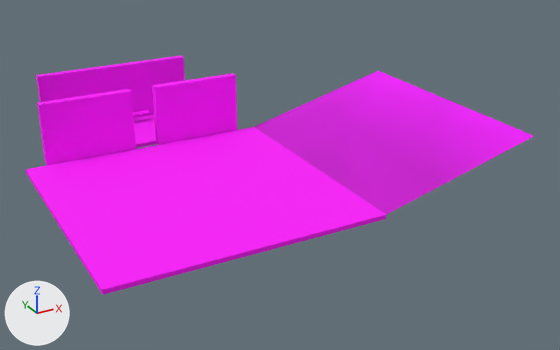
Before and after pictures for a commit that changed the glTF model assets/level/fixture/proxy.glb.
The view is the same before and after, from a 50 mm lens placed at (-11.7, -29.1, 14.4), pointed at (4.9, 1.0, -0.7). Every picture has the same lights, and +X, +Y and +Z are marked at lower left. The older version comes first.

In view in the first picture: 'proxy_bank', 'proxy_boxes'.
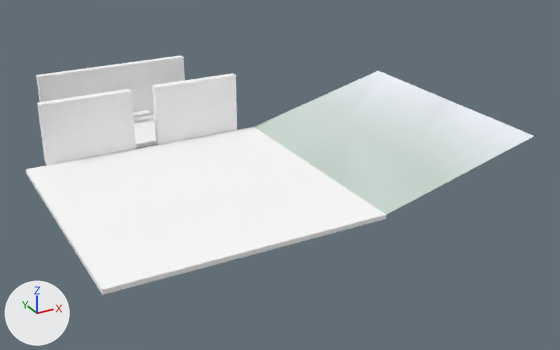
Where the change shows, as pixel boxes [x1, y1, x2, y2] in the pictures (560 x 350 px):
'proxy_boxes', recoloured (lighter)
    both: [25, 56, 386, 295]
'proxy_bank', recoloured (lighter)
    both: [255, 71, 534, 215]

The change, as a list of edits to the scene's bpy script:
```text
Change mat_proxy:
    remove n2 = _N.new('ShaderNodeMix'); n2.name = 'Mix'
    remove n2.data_type = 'RGBA'
    remove n2.blend_type = 'MULTIPLY'
    remove n2.inputs[0].default_value = 1.0  # 'Factor'
    remove n2.inputs[7].default_value = (1.0, 0.0, 1.0, 1.0)  # 'B', pink #ff00ff
    where n0 = _N.new('ShaderNodeBsdfPrincipled'); n0.name = 'Principled BSDF'
    where n3 = _N.new('ShaderNodeVertexColor'); n3.name = 'Color Attribute'
    remove _L.new(n2.outputs[2], n0.inputs[0])  # 'Result' to 'Base Color'
    remove _L.new(n3.outputs[0], n2.inputs[6])  # 'Color' to 'A'
    add _L.new(n3.outputs[0], n0.inputs[0])  # 'Color' to 'Base Color'
```
